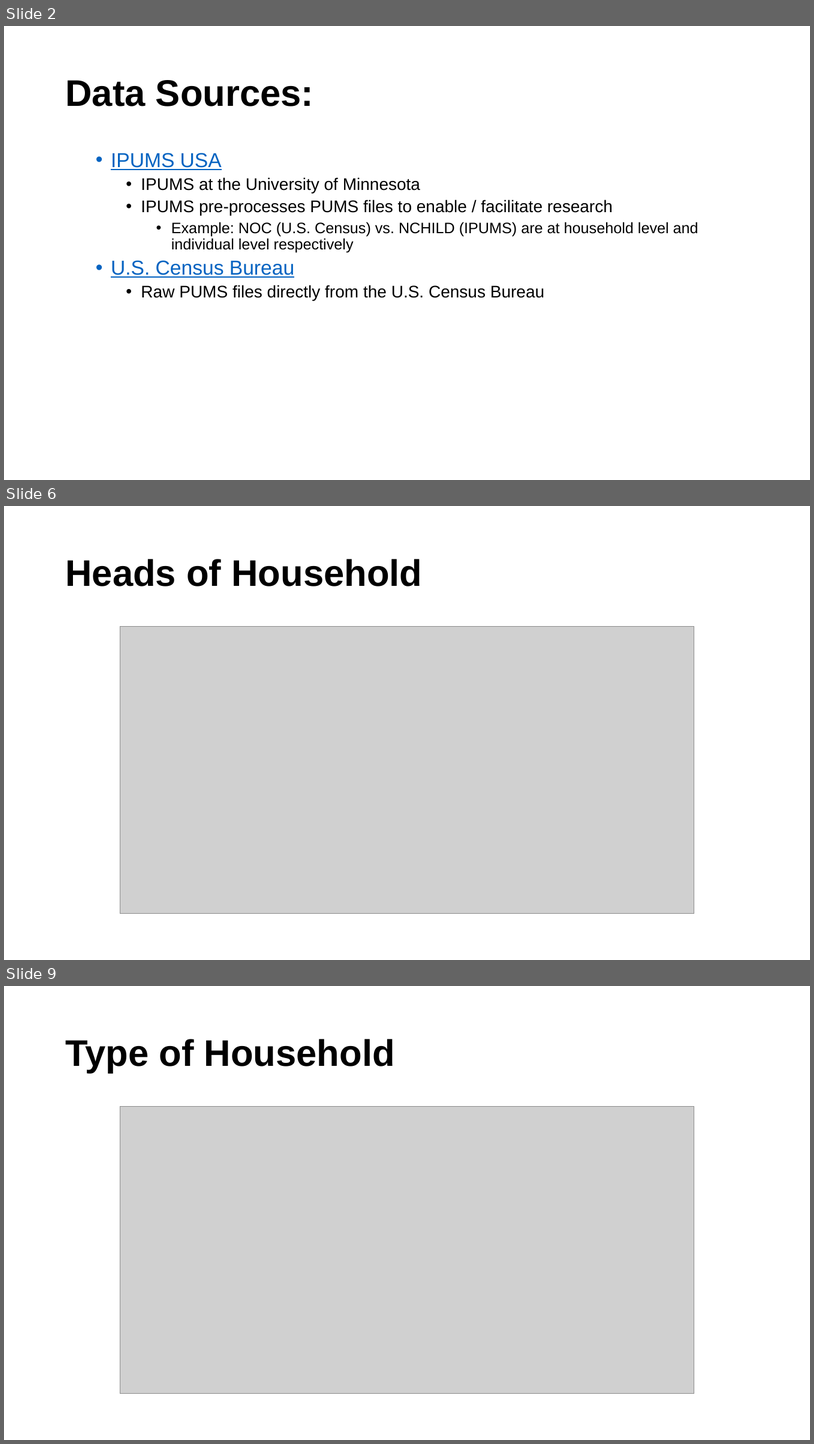
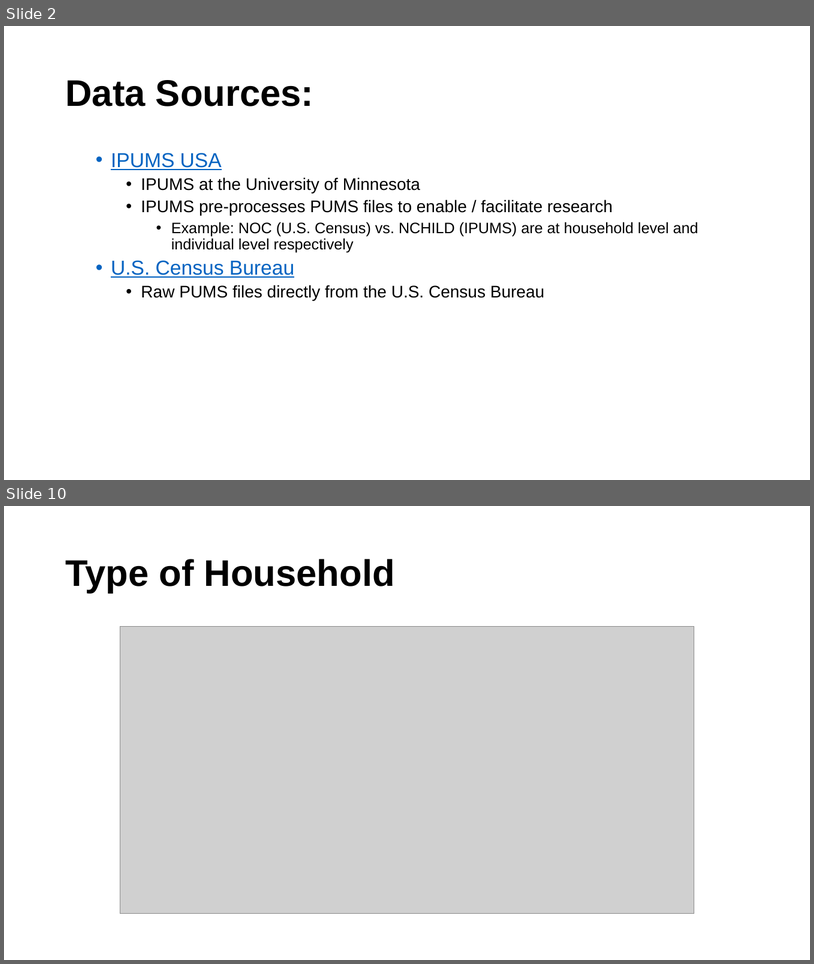
Before and after one commit to ucdiegorubi/oy_census_analysis, a slide deck: create_powerpoint/household_structure_estimates.pptx. Shown one above the other, each under a label of ours: slides 2, 6 and 9 before the commit, slides 2 and 10 after it; the slides between them are not shown. The pictures are 814x1444 and 814x964 pixels, drawn with LibreOffice and Linux fonts; fonts in the diff are those of the drawing; grey boxes stand for pictures; background and template pictures are left out. Boxes give left, top, right and bottom in pixels: in the first picture for what was removed or moved away, otherwise in the second. Text is boxed around its words. In the diff, an @@ line names an element or a change of style, - is before the commit and + after.

Commit message:
updated household types to include connected youth only households for comparison and updated visualizations

```diff
--- a/create_powerpoint/household_structure_estimates.pptx
+++ b/create_powerpoint/household_structure_estimates.pptx
@@ slide 6 removed at (4,506,810,960), background #FFFFFF @@
@@ title removed at (65,559,422,586) @@
-Heads of Household
@@ picture removed at (120,627,695,914) @@
@@ what was slide 9 is now slide 10 @@
```
Also in this commit, not shown: 8 slides changed, 3 slides added, 1 other slide removed, 5 other files.
